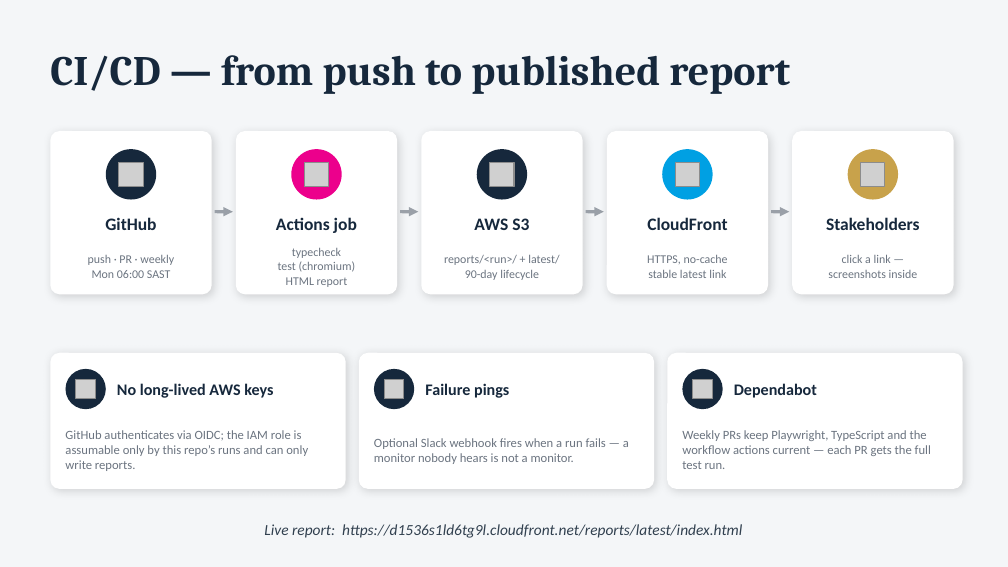
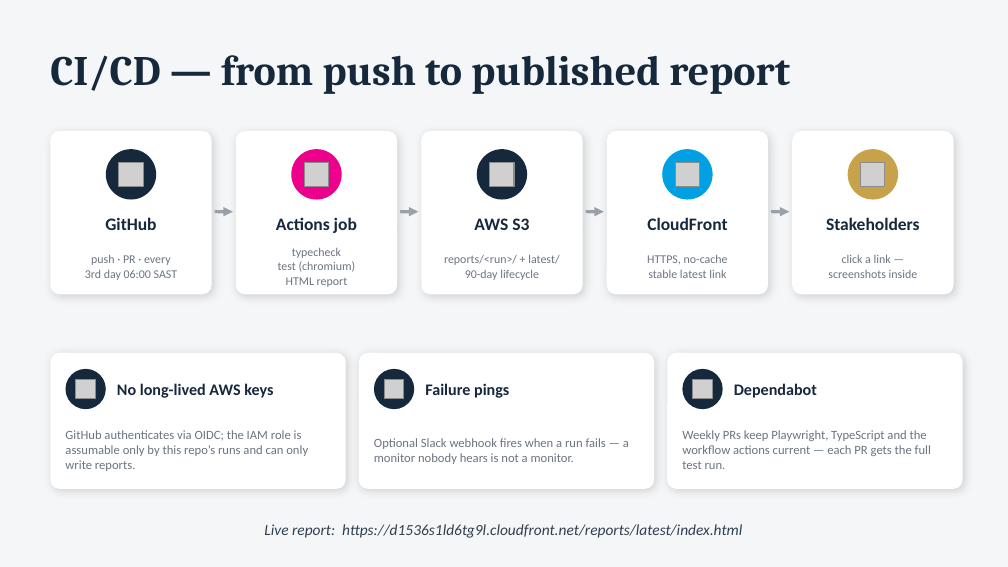
Before and after one commit to Miss-Kay/flysafair-booking-framework, a slide deck: slide 6 of docs/framework-deck.pptx. Drawn at 1008x567 pixels with LibreOffice and Linux fonts; fonts in the diff are those of the drawing; grey boxes stand for pictures. Boxes give left, top, right and bottom in pixels: in the first picture for what was removed or moved away, otherwise in the second. Text is boxed around its words. In the diff, an @@ line names an element or a change of style, - is before the commit and + after.

```diff
--- a/docs/framework-deck.pptx
+++ b/docs/framework-deck.pptx
@@ text at (85,255,178,280): text changed @@
-push · PR · weekly
-Mon 06:00 SAST
+push · PR · every
+3rd day 06:00 SAST
```
Also in this commit, not shown: 1 other slide changed.
